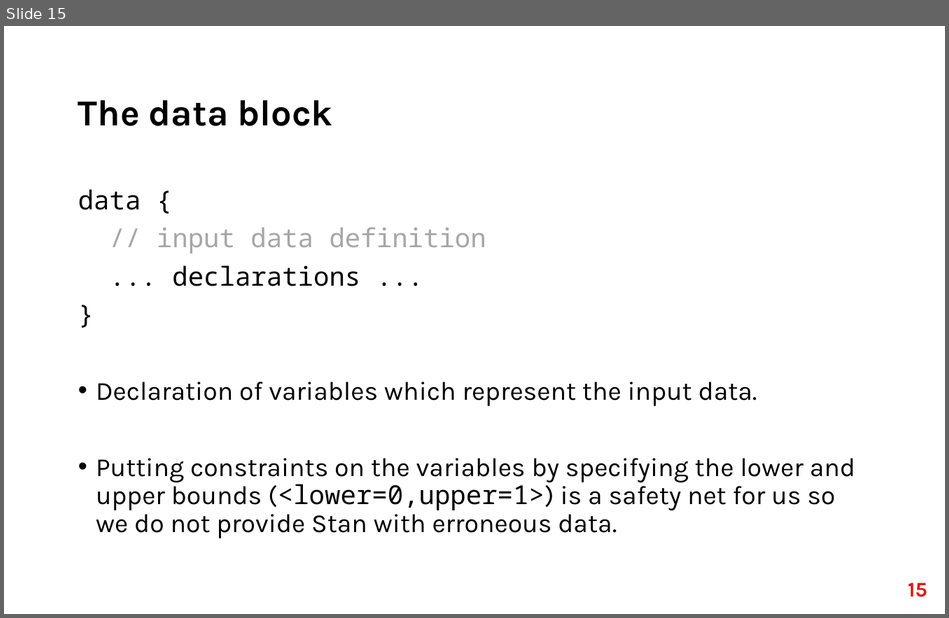
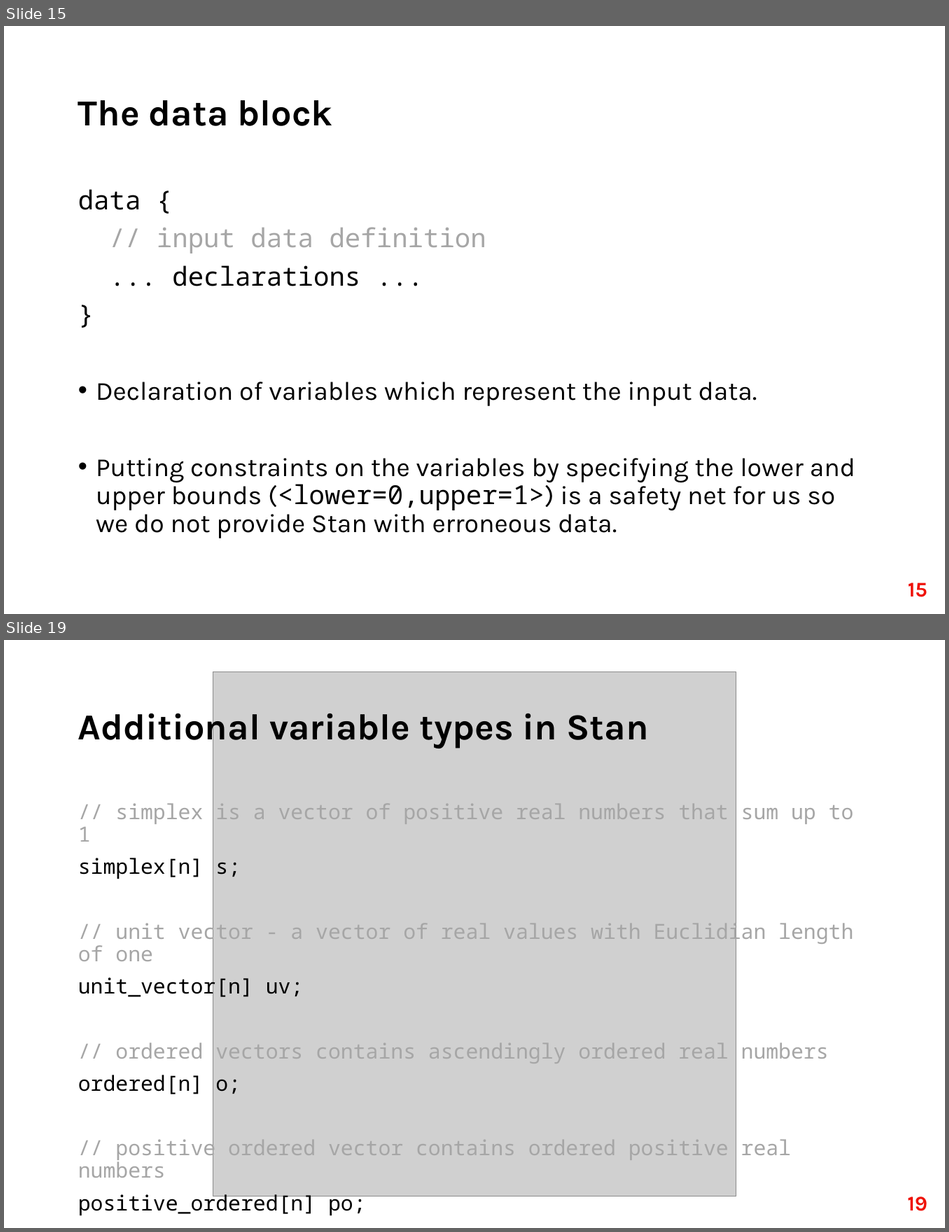
Before and after one commit to fri-datascience/course_bs, a slide deck: Session_03_Probabilistic_programming/Probabilistic_programming.pptx. Shown one above the other, each under a label of ours: slide 15 before the commit, slides 15 and 19 after it; the slides between them are not shown. The pictures are 949x618 and 949x1232 pixels, drawn with LibreOffice and Linux fonts; fonts in the diff are those of the drawing; grey boxes stand for pictures. Boxes give left, top, right and bottom in pixels: in the first picture for what was removed or moved away, otherwise in the second. Text is boxed around its words. In the diff, an @@ line names an element or a change of style, - is before the commit and + after.

```diff
--- a/Session_03_Probabilistic_programming/Probabilistic_programming.pptx
+++ b/Session_03_Probabilistic_programming/Probabilistic_programming.pptx
@@ slide 19 added at [4, 640, 945, 1228], background #FFFFFF @@
@@ picture added at [213, 672, 736, 1196] @@
@@ title added at [78, 706, 649, 748], 28 pt, text #000000, bold @@
+Additional variable types in Stan
@@ text added at [78, 803, 854, 1178], 16 pt, text #A6A6A6 @@
+// simplex is a vector of positive real numbers that sum up to 1
+simplex[n] s;
+// unit vector - a vector of real values with Euclidian length of one
+unit_vector[n] uv;
+// ordered vectors contains ascendingly ordered real numbers
+ordered[n] o;
+// positive ordered vector contains ordered positive real numbers
+positive_ordered[n] po;
@@ page number added at [907, 1196, 927, 1211], 16 pt, text #EF1209, bold @@
+19
```
Also in this commit, not shown: 4 slides changed, 16 other slides added, 2 other files.
